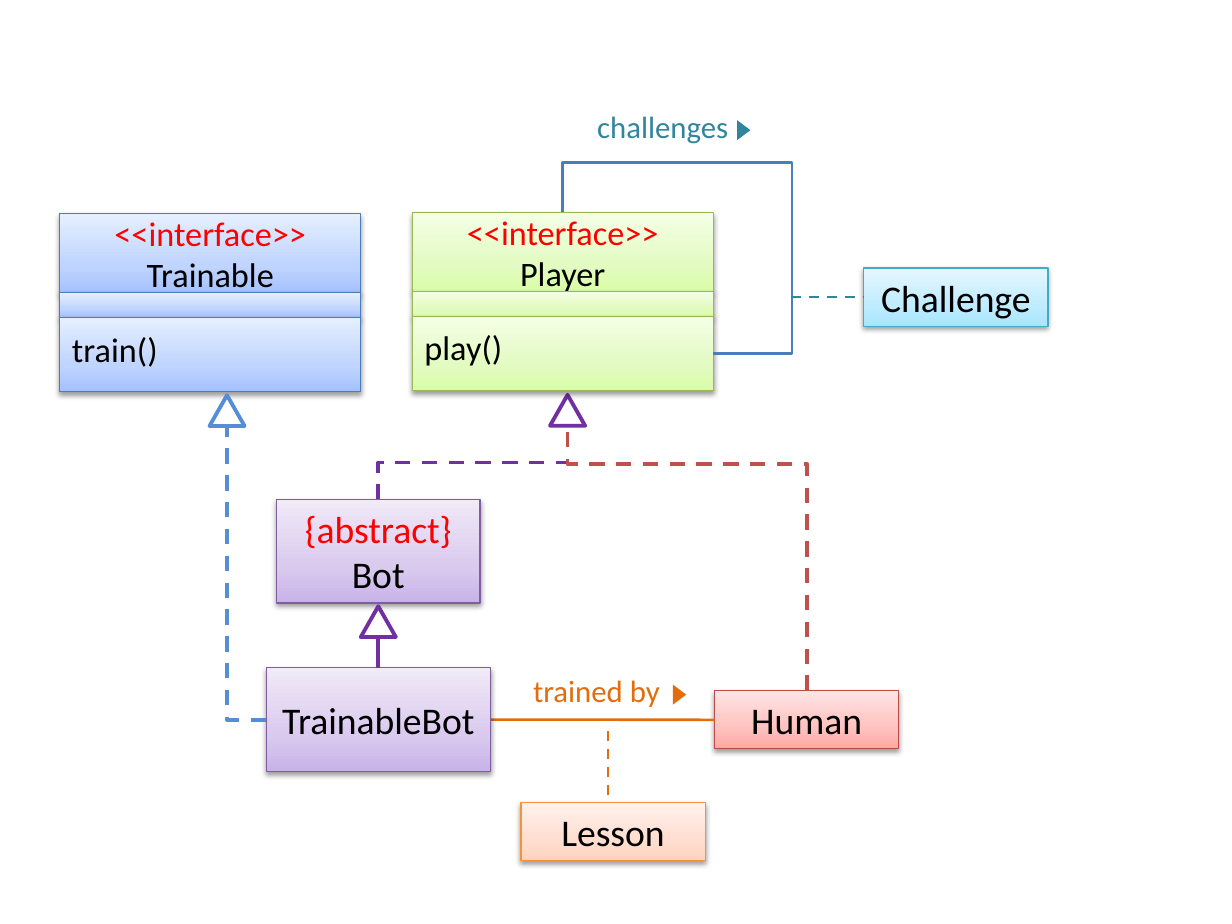
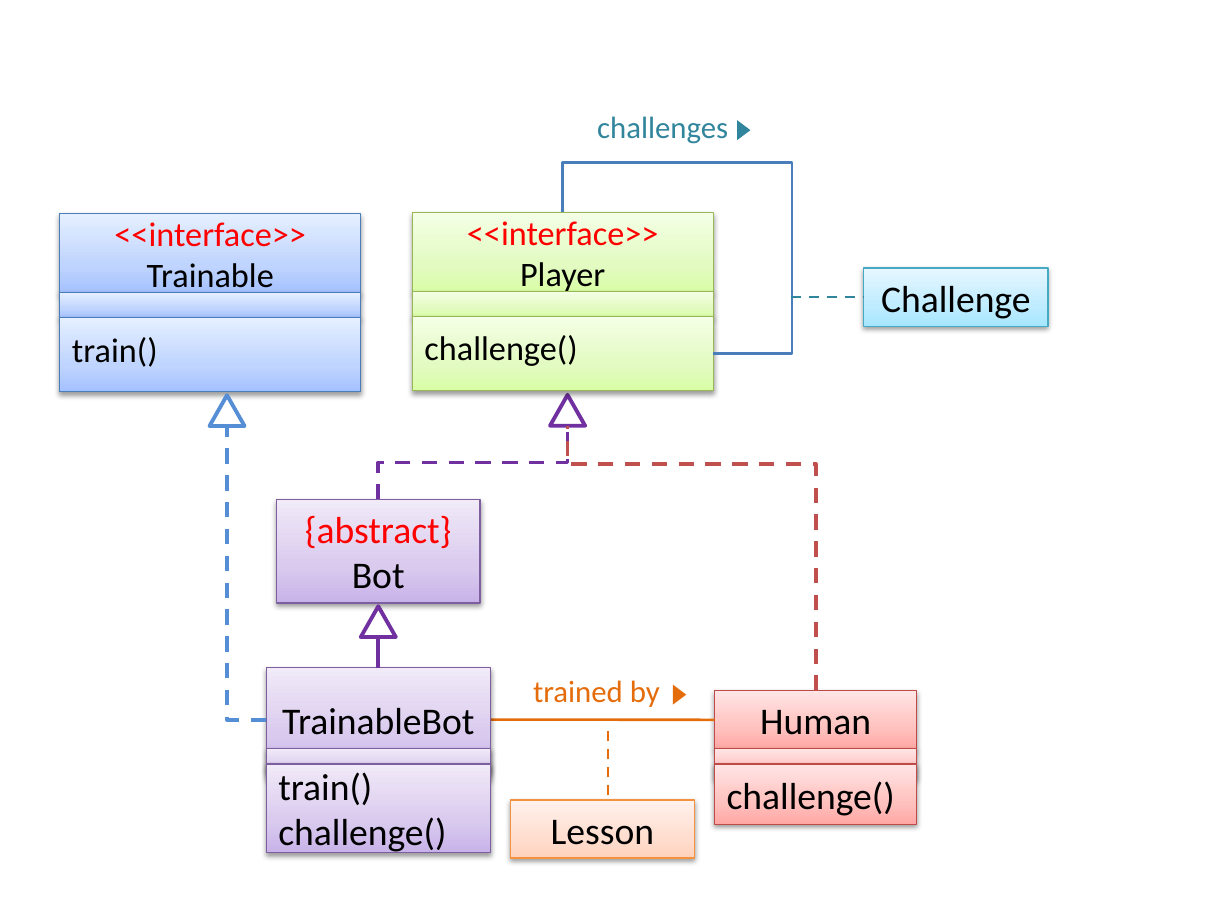
Before and after one commit to se-edu/se-book, a slide deck: slide 2 of diagrams/modelling/modellingStructures/classDiagramsAdvanced/playerBot.pptx. Drawn at 1232x924 pixels with LibreOffice and Linux fonts; fonts in the diff are those of the drawing. Boxes give left, top, right and bottom in pixels: in the first picture for what was removed or moved away, otherwise in the second. Text is boxed around its words. In the diff, an @@ line names an element or a change of style, - is before the commit and + after.

Commit message:
modelling/structure/advanced: fix typo in question paly() -> challenge()

```diff
--- a/diagrams/modelling/modellingStructures/classDiagramsAdvanced/playerBot.pptx
+++ b/diagrams/modelling/modellingStructures/classDiagramsAdvanced/playerBot.pptx
@@ text in rectangle at [424, 335, 577, 366]: text changed @@
-play()
+challenge()
@@ elbow line moved from (807, 691) - (568, 426) to (816, 691) - (568, 426) @@
@@ rectangle "Human": place and size @@
-rectangle "Human" at [715, 691, 899, 749]
+rectangle "Human" at [715, 691, 917, 749]
@@ rectangle added at [266, 749, 490, 780], fill gradient #C9B5E8 to #D8CBEE to #F0EAF9, outline #7D60A0 0.75 pt @@
@@ rectangle added at [715, 749, 917, 780], fill gradient #FFA6A5 to #FFC0BF to #FFE7E7, outline #BF4C48 0.75 pt @@
@@ rectangle added at [266, 764, 490, 853], fill gradient #C9B5E8 to #D8CBEE to #F0EAF9, outline #7D60A0 0.75 pt, 22 pt, text #000000 @@
+train()
+challenge()
@@ rectangle added at [715, 764, 917, 824], fill gradient #FFA6A5 to #FFC0BF to #FFE7E7, outline #BF4C48 0.75 pt, 22 pt, text #000000 @@
+challenge()
@@ rectangle "Lesson": place and size @@
-rectangle "Lesson" at [521, 803, 706, 861]
+rectangle "Lesson" at [510, 800, 695, 857]
```
Also in this commit, not shown: 2 other slides changed, 4 other files.
